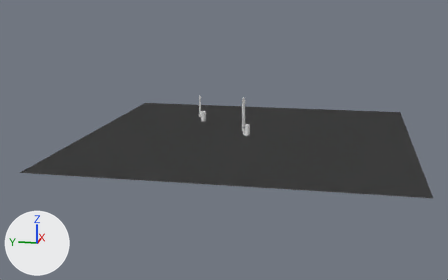
The Blender file scenes/sword.blend, before and after one commit.
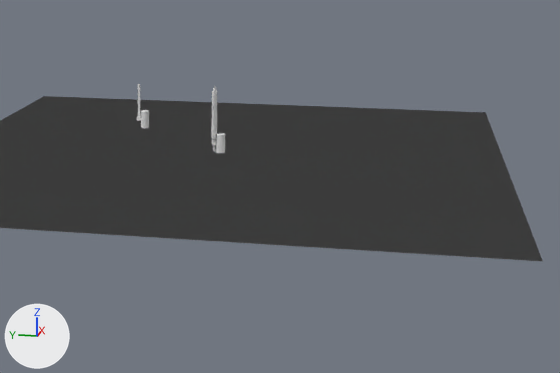
Old and new are each drawn whole from a camera (50 mm lens) standing at (-112.6, -18.1, 27.3) and looking at (-1.9, 4.0, -0.4) and again close up on the part from 27% to 99% of the width and 17% to 94% of the height. Arrows for +X, +Y and +Z are at lower left; the lights stay in place.

In view in the first close-up: 'WalkMesh'.
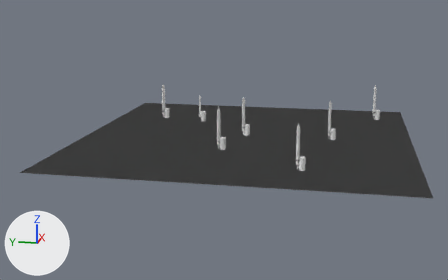
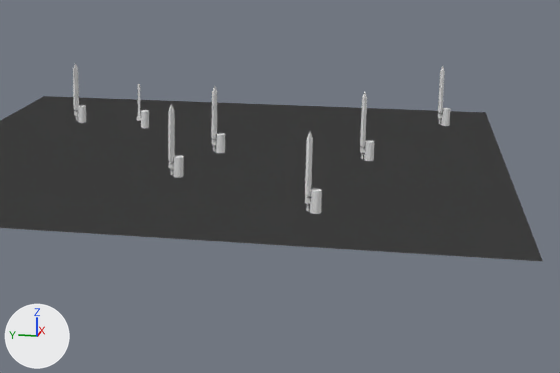
What differs and where, as boxes (x1, y1, x2, y2) in the close-ups (560 x 373 px):
'Player_Sword.001', added
    after: (305, 132, 313, 211)
'Player_Sword.002', added
    after: (168, 104, 175, 175)
'Player_Body.001', added
    after: (310, 188, 322, 214)
'Player_Sword.004', added
    after: (360, 92, 367, 159)
'Player_Sword.003', added
    after: (73, 63, 79, 121)
'Player_Body.002', added
    after: (173, 155, 184, 178)
'Player_Sword.005', added
    after: (438, 66, 445, 124)
'Player_Body.004', added
    after: (364, 140, 374, 161)
'Player_Body.005', added
    after: (441, 108, 450, 126)
'Player_Body.003', added
    after: (78, 105, 86, 123)
'Player_Wrist.001', added
    after: (305, 196, 311, 204)
'Player_Wrist.004', added
    after: (360, 147, 365, 153)
'Player_Wrist.003', added
    after: (74, 111, 78, 116)
'Player_Wrist.005', added
    after: (438, 114, 442, 118)

The change, as a diff of the scene's bpy script:
```diff
--- a/scenes/sword.blend.py
+++ b/scenes/sword.blend.py
@@ ob_player_sword_005 @@
+ob_player_sword_005 = bpy.data.objects.new('Player_Sword.005', me_sword)
+ob_player_sword_005.parent = ob_player_wrist_005
+ob_player_sword_005.location = (0.0, 0.7, 1.35)
+ob_player_sword_005.rotation_euler = (1.571, 0.0, 0.0)  # degrees (90, 0, 0)
@@ ob_player_wrist_005 @@
+ob_player_wrist_005 = bpy.data.objects.new('Player_Wrist.005', me_wrist)
+ob_player_wrist_005.parent = ob_player_body_005
+ob_player_wrist_005.location = (0.0, 0.7, 3.15)
@@ ob_player_body_005 @@
+ob_player_body_005 = bpy.data.objects.new('Player_Body.005', me_player)
+ob_player_body_005.location = (19.58, -24.5, 1.28)
@@ ob_player_sword_004 @@
+ob_player_sword_004 = bpy.data.objects.new('Player_Sword.004', me_sword)
+ob_player_sword_004.parent = ob_player_wrist_004
+ob_player_sword_004.location = (0.0, 0.7, 1.35)
+ob_player_sword_004.rotation_euler = (1.571, 0.0, 0.0)  # degrees (90, 0, 0)
@@ ob_player_wrist_004 @@
+ob_player_wrist_004 = bpy.data.objects.new('Player_Wrist.004', me_wrist)
+ob_player_wrist_004.parent = ob_player_body_004
+ob_player_wrist_004.location = (0.0, 0.7, 3.15)
@@ ob_player_body_004 @@
+ob_player_body_004 = bpy.data.objects.new('Player_Body.004', me_player)
+ob_player_body_004.location = (-0.45, -15.92, 1.28)
@@ ob_player_sword_003 @@
+ob_player_sword_003 = bpy.data.objects.new('Player_Sword.003', me_sword)
+ob_player_sword_003.parent = ob_player_wrist_003
+ob_player_sword_003.location = (0.0, 0.7, 1.35)
+ob_player_sword_003.rotation_euler = (1.571, 0.0, 0.0)  # degrees (90, 0, 0)
@@ ob_player_wrist_003 @@
+ob_player_wrist_003 = bpy.data.objects.new('Player_Wrist.003', me_wrist)
+ob_player_wrist_003.parent = ob_player_body_003
+ob_player_wrist_003.location = (0.0, 0.7, 3.15)
@@ ob_player_body_003 @@
+ob_player_body_003 = bpy.data.objects.new('Player_Body.003', me_player)
+ob_player_body_003.location = (12.57, 19.3, 1.28)
@@ ob_player_sword_002 @@
+ob_player_sword_002 = bpy.data.objects.new('Player_Sword.002', me_sword)
+ob_player_sword_002.parent = ob_player_wrist_002
+ob_player_sword_002.location = (0.0, 0.7, 1.35)
+ob_player_sword_002.rotation_euler = (1.571, 0.0, 0.0)  # degrees (90, 0, 0)
@@ ob_player_wrist_002 @@
+ob_player_wrist_002 = bpy.data.objects.new('Player_Wrist.002', me_wrist)
+ob_player_wrist_002.parent = ob_player_body_002
+ob_player_wrist_002.location = (0.0, 0.7, 3.15)
@@ ob_player_body_002 @@
+ob_player_body_002 = bpy.data.objects.new('Player_Body.002', me_player)
+ob_player_body_002.location = (-11.09, 2.42, 1.28)
@@ ob_player_sword_001 @@
+ob_player_sword_001 = bpy.data.objects.new('Player_Sword.001', me_sword)
+ob_player_sword_001.parent = ob_player_wrist_001
+ob_player_sword_001.location = (0.0, 0.7, 1.35)
+ob_player_sword_001.rotation_euler = (1.571, 0.0, 0.0)  # degrees (90, 0, 0)
@@ ob_player_wrist_001 @@
+ob_player_wrist_001 = bpy.data.objects.new('Player_Wrist.001', me_wrist)
+ob_player_wrist_001.parent = ob_player_body_001
+ob_player_wrist_001.location = (0.0, 0.7, 3.15)
@@ ob_player_body_001 @@
+ob_player_body_001 = bpy.data.objects.new('Player_Body.001', me_player)
+ob_player_body_001.location = (-20.98, -11.89, 1.28)
```
